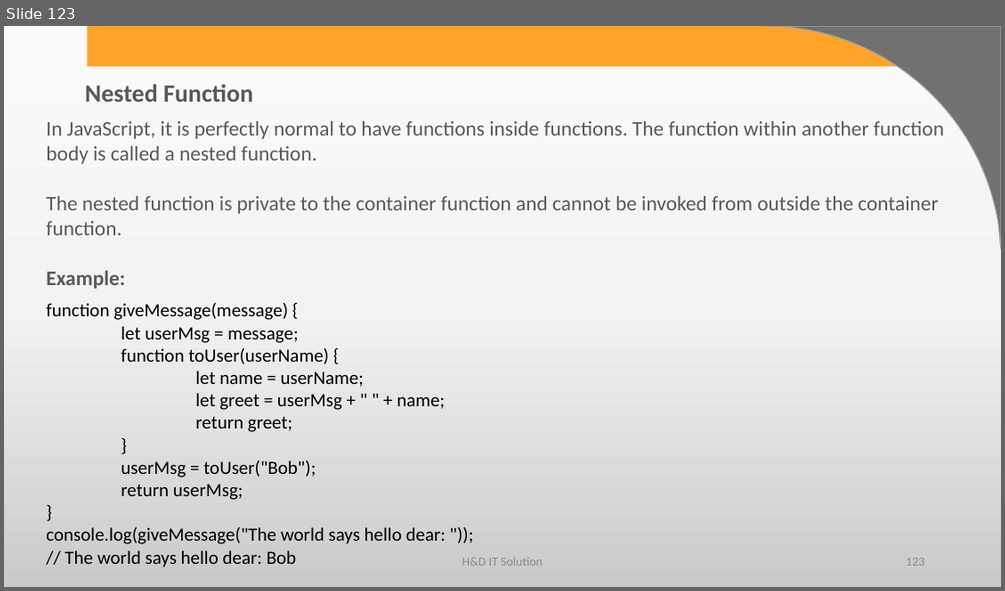
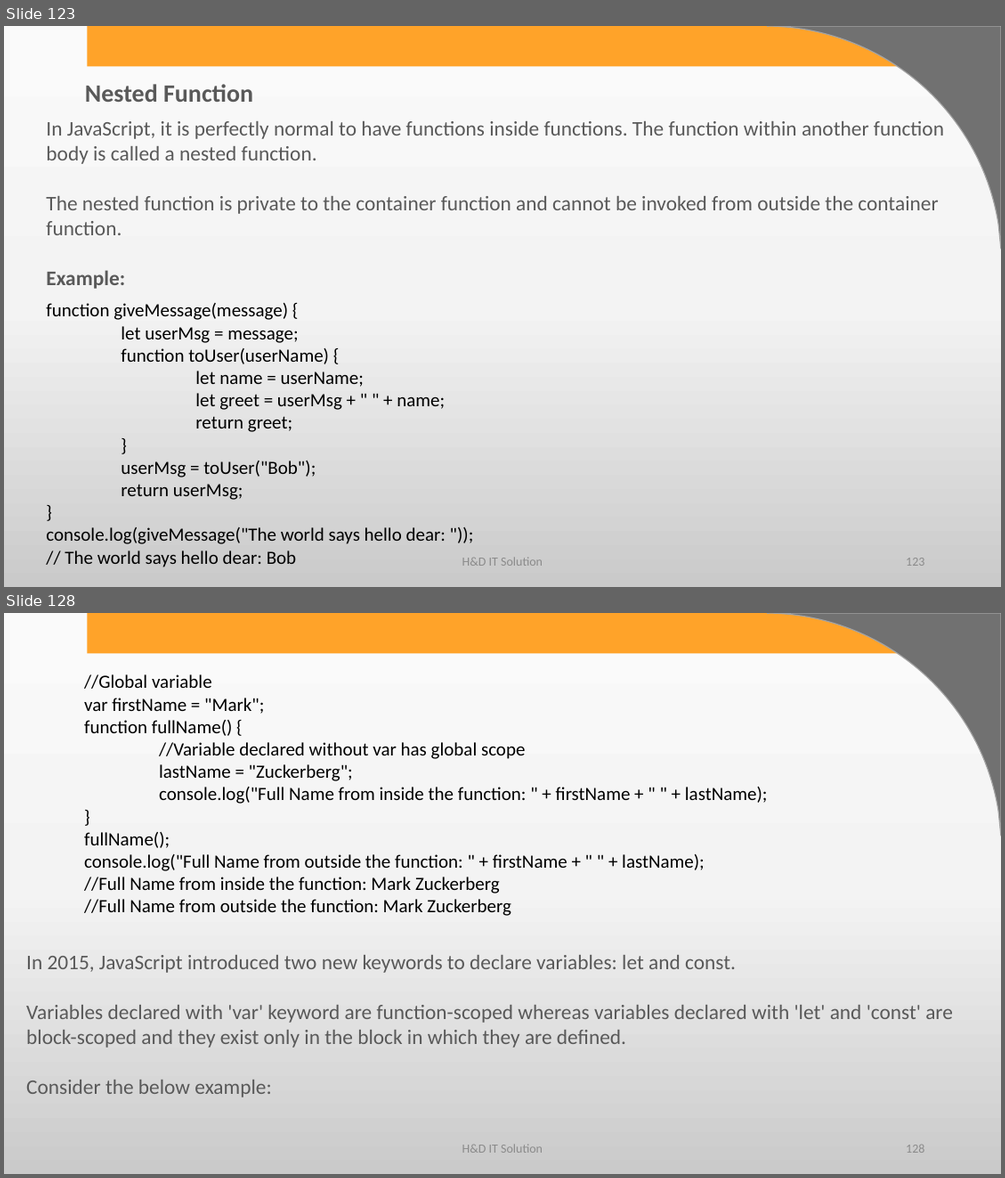
Before and after one commit to harshadasawant/javascript, a slide deck: ppt/JavaScript.pptx. Shown one above the other, each under a label of ours: slide 123 before the commit, slides 123 and 128 after it; the slides between them are not shown. The pictures are 1005x591 and 1005x1178 pixels, drawn with LibreOffice and Linux fonts; fonts in the diff are those of the drawing; background and template pictures are left out. Boxes give left, top, right and bottom in pixels: in the first picture for what was removed or moved away, otherwise in the second. Text is boxed around its words. In the diff, an @@ line names an element or a change of style, - is before the commit and + after.

Commit message:
scope

```diff
--- a/ppt/JavaScript.pptx
+++ b/ppt/JavaScript.pptx
@@ slide 128 added at box(4, 613, 1001, 1174), background gradient #FBFBFB to #F4F4F4 to #CBCBCB; not listed: 2 template elements that a slide beside it also shows @@
@@ text added at box(84, 674, 768, 916), 18 pt, text #000000 @@
+//Global variable
+var firstName = "Mark";
+function fullName() {
+//Variable declared without var has global scope
+lastName = "Zuckerberg";
+console.log("Full Name from inside the function: " + firstName + " " + lastName);
+}
+fullName();
+console.log("Full Name from outside the function: " + firstName + " " + lastName);
+//Full Name from inside the function: Mark Zuckerberg
+//Full Name from outside the function: Mark Zuckerberg
@@ text added at box(26, 955, 953, 1097), 20 pt, text #595959 @@
+In 2015, JavaScript introduced two new keywords to declare variables: let and const.
+Variables declared with 'var' keyword are function-scoped whereas variables declared with 'let' and 'const' are block-scoped and they exist only in the block in which they are defined.
+Consider the below example:
@@ text added at box(462, 1143, 542, 1152), 12 pt, text #8C8C8C @@
+H&D IT Solution
@@ page number added at box(906, 1144, 924, 1152), 12 pt, text #8C8C8C @@
+128
```
Also in this commit, not shown: 2 slides changed, 11 other slides added, 2 other files.
